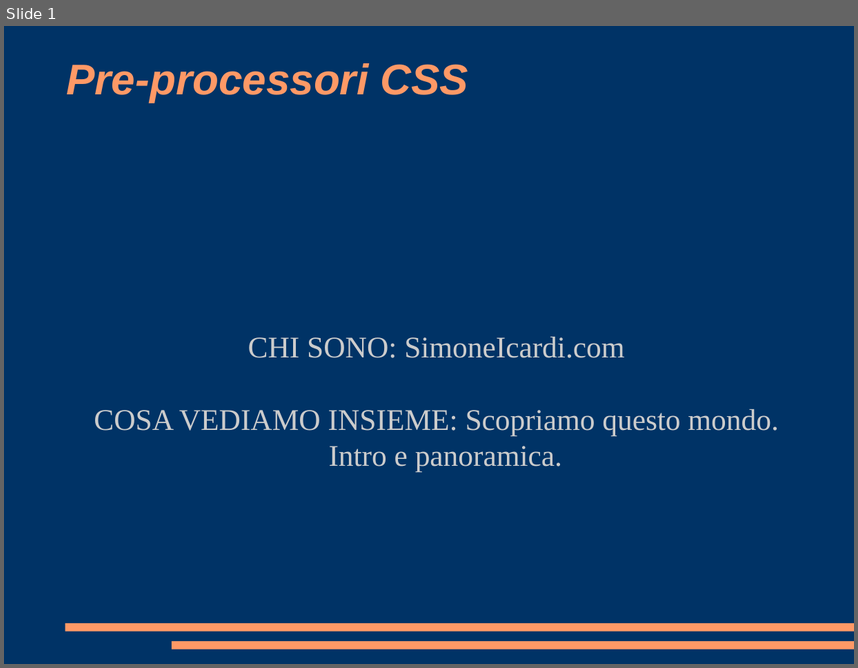
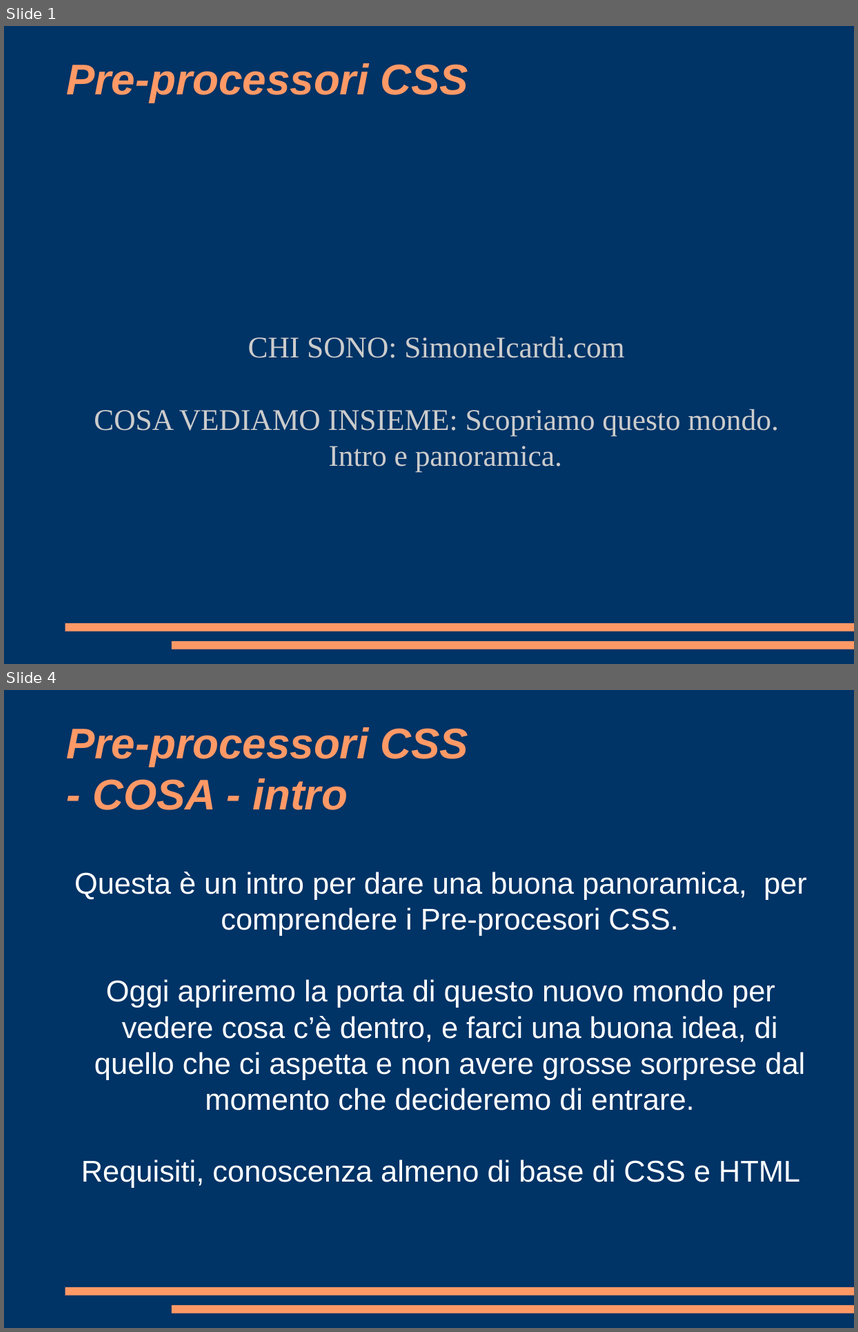
Before and after one commit to pimoGit/boolean-careers-test, a slide deck: video-lezione/presentazione.odp. Shown one above the other, each under a label of ours: slide 1 before the commit, slides 1 and 4 after it; the slides between them are not shown. The pictures are 858x668 and 858x1332 pixels, drawn with LibreOffice and Linux fonts; fonts in the diff are those of the drawing. Boxes give left, top, right and bottom in pixels: in the first picture for what was removed or moved away, otherwise in the second. Text is boxed around its words. In the diff, an @@ line names an element or a change of style, - is before the commit and + after.

```diff
--- a/video-lezione/presentazione.odp
+++ b/video-lezione/presentazione.odp
@@ slide 4 added at (4, 690, 854, 1328), background #003366; not listed: 2 template elements that a slide beside it also shows @@
@@ title added at (67, 727, 468, 810), 40 pt, text #FF9966, bold, italic @@
+Pre-processori CSS
+- COSA - intro
@@ subtitle added at (74, 871, 807, 1187), 28 pt, text #FFFFFF @@
+Questa è un intro per dare una buona panoramica, per comprendere i Pre-procesori CSS.
+Oggi apriremo la porta di questo nuovo mondo per vedere cosa c’è dentro, e farci una buona idea, di quello che ci aspetta e non avere grosse sorprese dal momento che decideremo di entrare.
+Requisiti, conoscenza almeno di base di CSS e HTML
```
Also in this commit, not shown: 2 slides changed, 1 other slide added, 2 other files.
